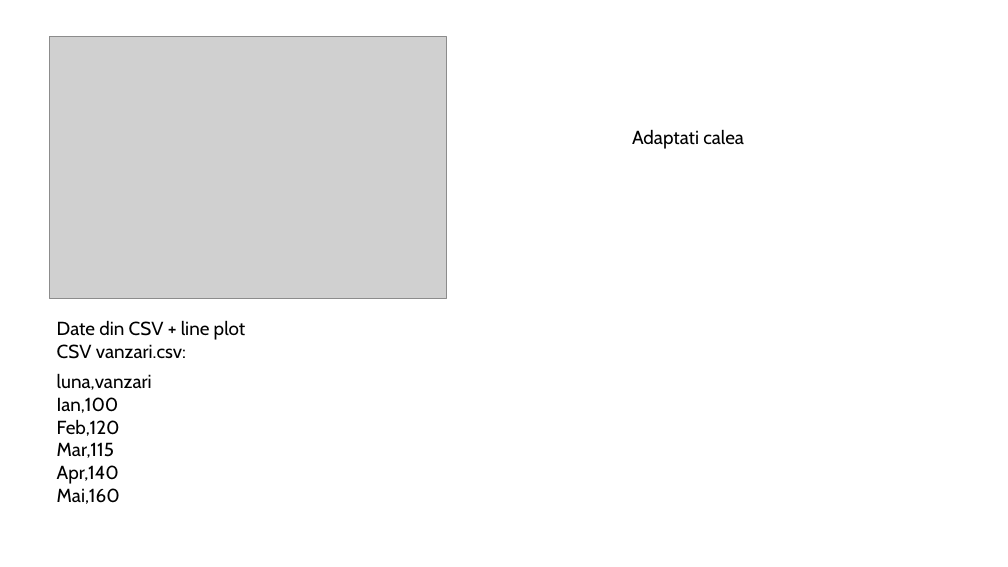
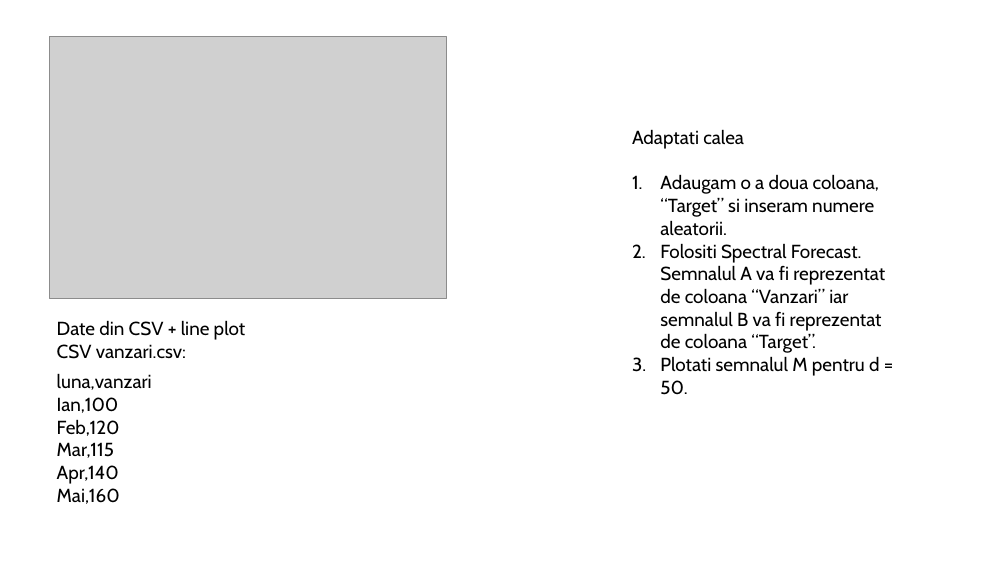
Before and after one commit to Deea95/CURS_PYTHON_NBD, a slide deck: slide 22 of SUPORT-CURS/nbd-curs.pptx. Drawn at 1008x567 pixels with LibreOffice and Linux fonts; fonts in the diff are those of the drawing; grey boxes stand for pictures. Boxes give left, top, right and bottom in pixels: in the first picture for what was removed or moved away, otherwise in the second. Text is boxed around its words. In the diff, an @@ line names an element or a change of style, - is before the commit and + after.

```diff
--- a/SUPORT-CURS/nbd-curs.pptx
+++ b/SUPORT-CURS/nbd-curs.pptx
@@ text at (x1=660, y1=174, x2=885, y2=395): paragraphs added @@
+1. Adaugam o a doua coloana, “Target” si inseram numere aleatorii.
+2. Folositi Spectral Forecast. Semnalul A va fi reprezentat de coloana “Vanzari” iar semnalul B va fi reprezentat de coloana “Target”.
+3. Plotati semnalul M pentru d = 50.
```
Also in this commit, not shown: 8 other files.
